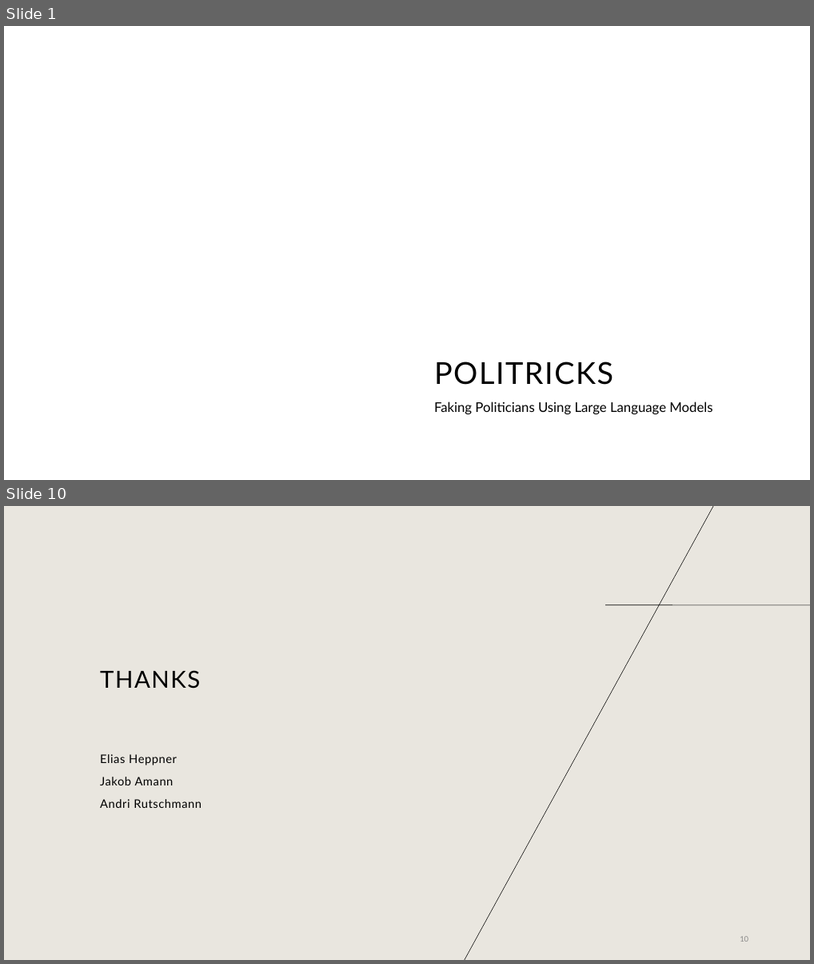
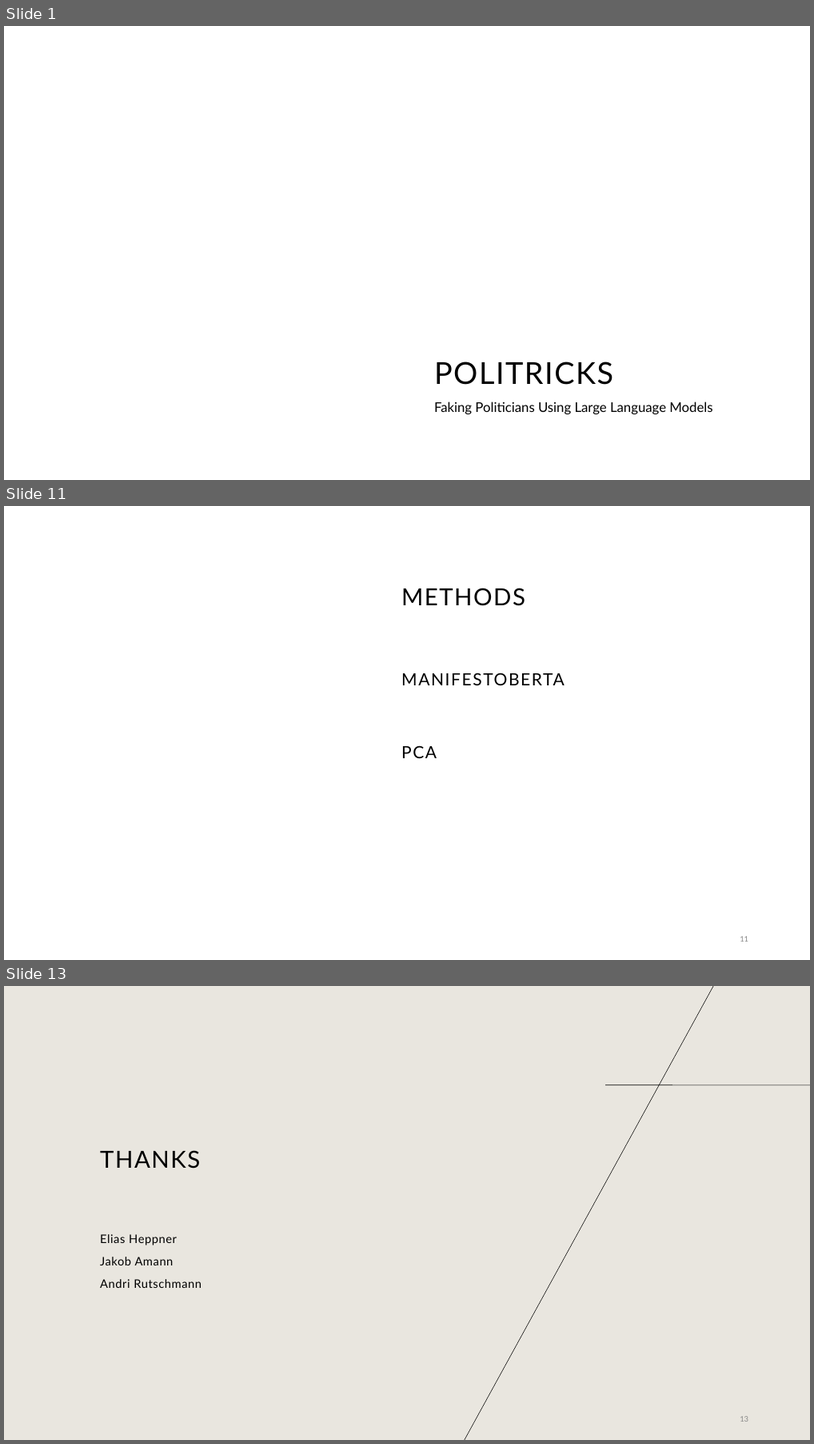
Before and after one commit to EliasHepp/Politricks, a slide deck: final_presentation.odp. Shown one above the other, each under a label of ours: slides 1 and 10 before the commit, slides 1, 11 and 13 after it; the slides between them are not shown. The pictures are 814x964 and 814x1444 pixels, drawn with LibreOffice and Linux fonts; fonts in the diff are those of the drawing; background and template pictures are left out. Boxes give left, top, right and bottom in pixels: in the first picture for what was removed or moved away, otherwise in the second. Text is boxed around its words. In the diff, an @@ line names an element or a change of style, - is before the commit and + after.

```diff
--- a/final_presentation.odp
+++ b/final_presentation.odp
@@ slide 11 added at (4, 506, 810, 960), background #FFFFFF @@
@@ title added at (402, 588, 526, 606), 28 pt, text #000000 @@
+METHODS
@@ text added at (402, 672, 565, 685), 20 pt, text #000000 @@
+MANIFESTOBERTA
@@ text added at (402, 745, 437, 758), 20 pt, text #000000 @@
+PCA
@@ page number added at (740, 936, 749, 941), 9 pt, text #898989 @@
+11
@@ what was slide 10 is now slide 13 @@
```
Also in this commit, not shown: 3 slides changed, 7 other slides added, 5 slides removed, 1 other file.
